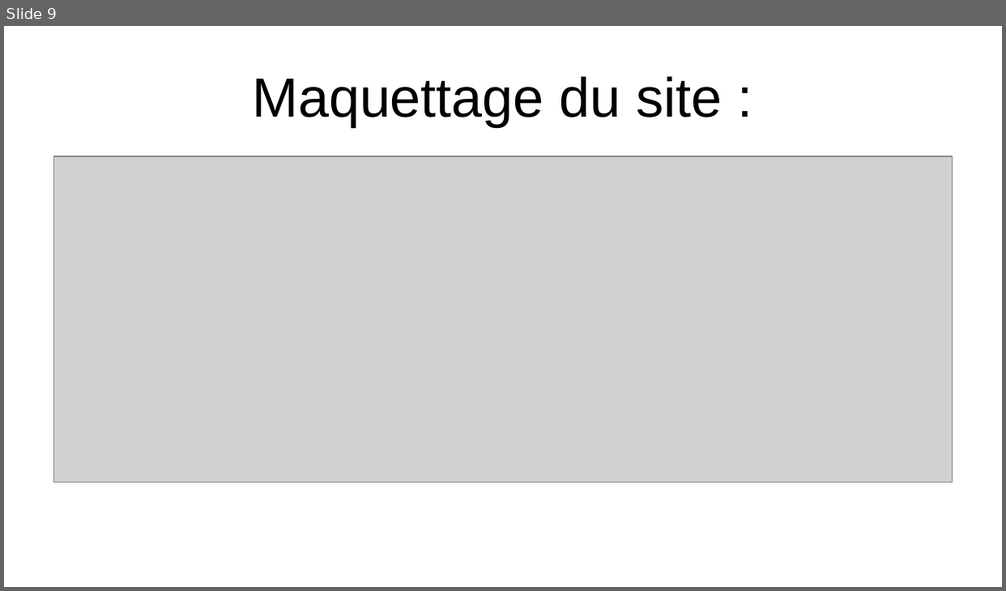
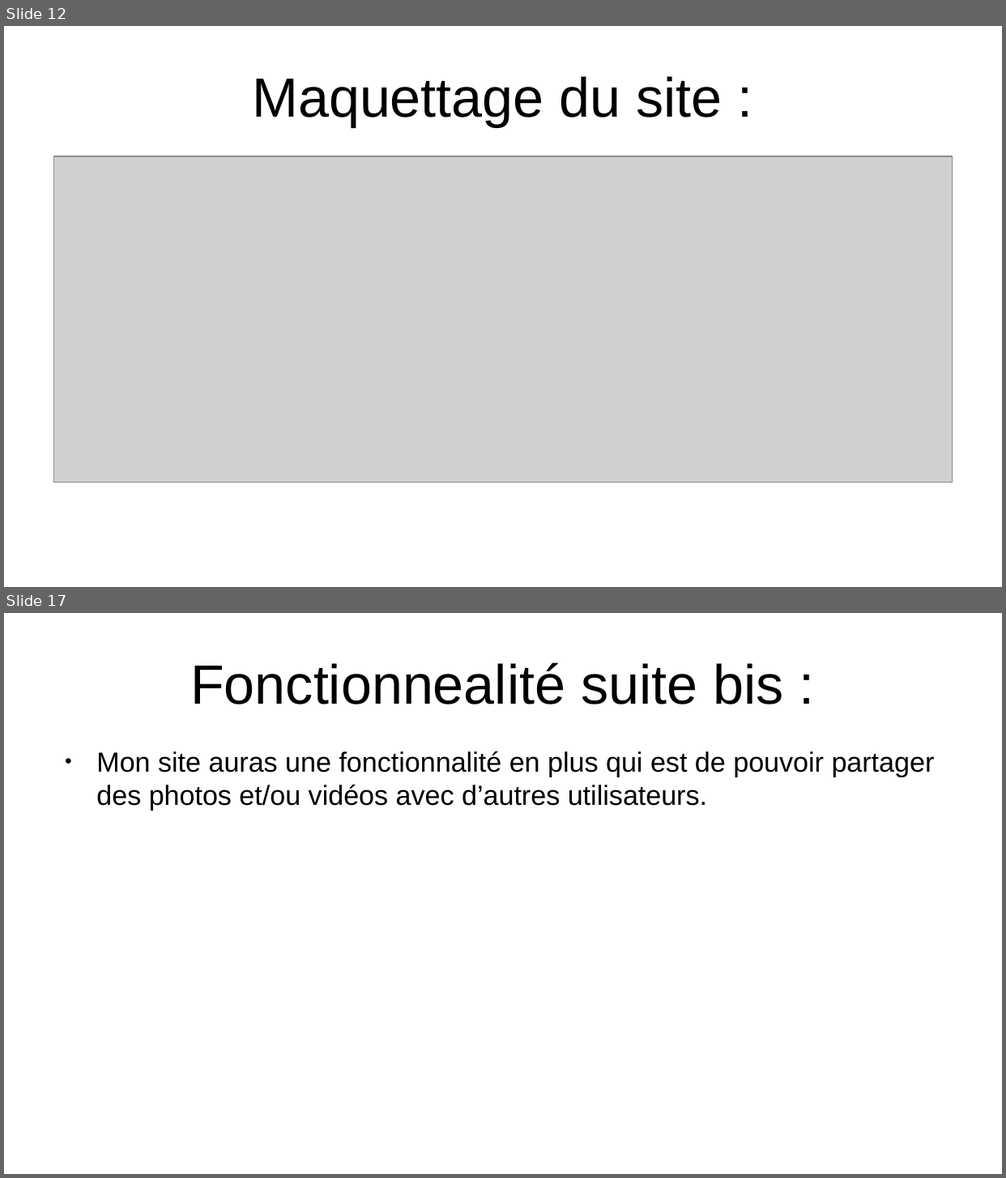
Before and after one commit to Max50603/PROJET--FINAL, a slide deck: PROJET/PROJET FINALE POWERPOINT.odp. Shown one above the other, each under a label of ours: slide 9 before the commit, slides 12 and 17 after it; the slides between them are not shown. The pictures are 1006x591 and 1006x1178 pixels, drawn with LibreOffice and Linux fonts; fonts in the diff are those of the drawing; grey boxes stand for pictures. Boxes give left, top, right and bottom in pixels: in the first picture for what was removed or moved away, otherwise in the second. Text is boxed around its words. In the diff, an @@ line names an element or a change of style, - is before the commit and + after.

```diff
--- a/PROJET/PROJET FINALE POWERPOINT.odp
+++ b/PROJET/PROJET FINALE POWERPOINT.odp
@@ slide 17 added at bbox=[4, 613, 1002, 1174], background #FFFFFF @@
@@ title added at bbox=[190, 662, 783, 705], 44 pt, text #000000 @@
+Fonctionnealité suite bis :
@@ text added at bbox=[96, 752, 935, 810], 22 pt, text #000000 @@
+● Mon site auras une fonctionnalité en plus qui est de pouvoir partager des photos et/ou vidéos avec d’autres utilisateurs.
@@ what was slide 9 is now slide 12 @@
```
Also in this commit, not shown: 8 slides changed, 5 other slides added, 2 slides removed, 5 other files.
